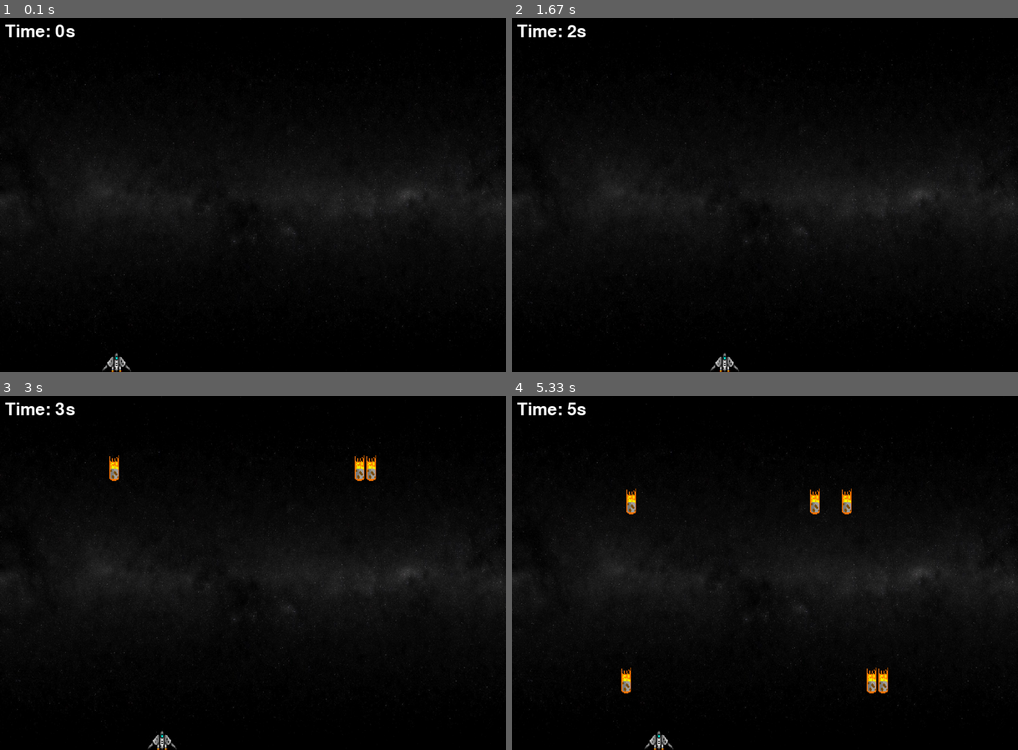
Above: before the commit, frames 1-4 (two rows, left to right).
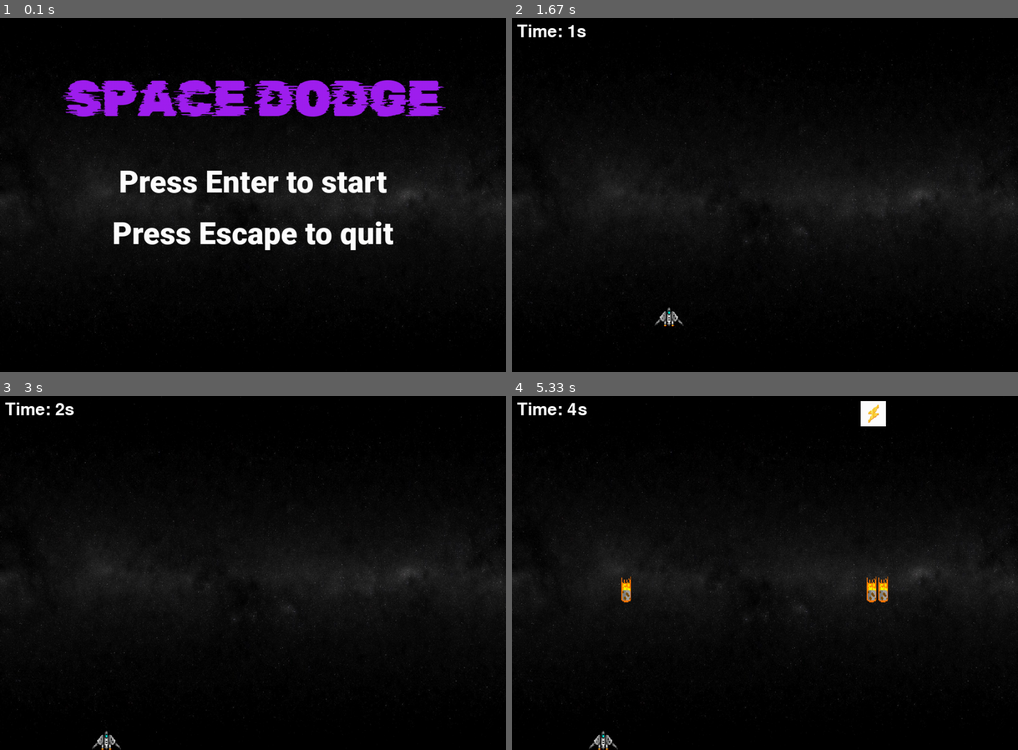
Above: after the commit, the same moments.

Repository: OmarHesham2356/PyGame-Project
Game: pygame game, started from game.py
Two runs of this game, one before a commit and one after it. Both use one fixed random seed, a clock stepped at 60 frames per second and the inputs below.
Inputs:
- Up to frame 1 (0.1 s): no input
- Up to frame 2 (1.67 s): tap Enter at 0.33 s; hold Right 0.67-1.13 s; hold Up 1.17-1.47 s; hold Right from 1.5 s (still down)
- Up to frame 3 (3 s): release Right at 1.97 s; hold Left 2-2.53 s; hold Down 2.57-2.87 s; hold Left from 2.9 s (still down)
- Up to frame 4 (5.33 s): release Left at 3.3 s; hold Up 3.33-3.7 s; hold Right 3.73-4.37 s; hold Down 4.4-4.77 s; hold Left 4.8-5.27 s; hold Right from 5.3 s (still down)

The runs differ from the first frame. In frame 1, 9.5% of the frame differs, in the area x 1-89%, y 1-100%; in frame 2, 0.3%; in frame 3, 0.7%; in frame 4, 1.8%.

Commit message:
Add files via upload

Diff:
--- a/game.py
+++ b/game.py
@@ -1,25 +1,39 @@
 import pygame
+import random
+from pygame import mixer
+
 import time
-import random
-import sys
-
-pygame.font.init()
+
+pygame.mixer.pre_init(44100, -16, 2, 512)
+pygame.init()
 
 WIDTH, HEIGHT = 1000, 700
 WIN = pygame.display.set_mode((WIDTH, HEIGHT))
 pygame.display.set_caption("SPACE DODGE")
-
+#BG
 BG = pygame.transform.scale(pygame.image.load("Bg.jpg"), (WIDTH, HEIGHT))
-
-PLAYER_WIDTH = 60
-PLAYER_HEIGHT = 40
+BLACK = (0, 0, 0)
+#BG_sound
+mixer.music.load("BG.mp3")
+mixer.music.play(-1)
+
+sound2_sfx = pygame.mixer.Sound("Kandil.wav")
+sound2_sfx.set_volume(0.5)
+
+sound_sfx = pygame.mixer.Sound("2.wav")
+sound_sfx.set_volume(0.5)
+
+PLAYER_WIDTH, PLAYER_HEIGHT = 60, 40
 PLAYER_VEL = 5
 
-STAR_WIDTH = 50
-STAR_HEIGHT = 70
-STAR_VELOCITY = 3
+STAR_WIDTH, STAR_HEIGHT, STAR_VELOCITY = 50, 70, 3
+POWERUP_WIDTH, POWERUP_HEIGHT, POWERUP_VELOCITY = 50, 50, 3
 
 FONT = pygame.font.SysFont("oswald", 50)
+
+def draw_player(player):
+    player_image = pygame.transform.scale(pygame.image.load("Ship.png").convert_alpha(), (PLAYER_WIDTH, PLAYER_HEIGHT))
+    WIN.blit(player_image, player.topleft)
 
 def draw(player, elapsed_time, stars):
     WIN.blit(BG, (0, 0))
@@ -27,19 +41,30 @@
     time_text = FONT.render(f"Time: {round(elapsed_time)}s", 1, "white")
     WIN.blit(time_text, (10, 10))
 
-    player_image = pygame.transform.scale(pygame.image.load("tiny_ship6.png"), (PLAYER_WIDTH, PLAYER_HEIGHT))
-    WIN.blit(player_image, player.topleft)
-
-    star_image = pygame.transform.scale(pygame.image.load("R1.png"), (STAR_WIDTH, STAR_HEIGHT))
+    draw_player(player)
+
+    star_image = pygame.transform.scale(pygame.image.load("Star.png").convert_alpha(), (STAR_WIDTH, STAR_HEIGHT))
     for star in stars:
         WIN.blit(star_image, star.topleft)
 
-    pygame.display.update()
-
-def show_score(elapsed_time):
-    score_text = FONT.render(f"Your Time: {elapsed_time}s", 1, "white")
-    score_text_pos = (380,290)
-    WIN.blit(score_text, score_text_pos)
+def draw_powerups(powerups):
+    powerup_image = pygame.transform.scale(pygame.image.load("power_up.jpg").convert_alpha(), (POWERUP_WIDTH, POWERUP_HEIGHT))
+    for powerup in powerups:
+        WIN.blit(powerup_image, powerup.topleft)
+
+def draw_text(elapsed_time):
+    time_text = FONT.render(f"Time: {round(elapsed_time)}s", 1, "white")
+    WIN.blit(time_text, (10, 10))
+
+def draw_background():
+    WIN.blit(BG, (0, 0))
+
+def draw_game(player, elapsed_time, stars, powerups):
+    draw_background()
+    draw_text(elapsed_time)
+    draw_player(player)
+    draw(player, elapsed_time, stars)
+    draw_powerups(powerups)
     pygame.display.update()
 
 def get_elapsed_time(start_time):
@@ -50,14 +75,13 @@
     restart_text = FONT.render("Press R to restart", 1, "white")
     quit_text = FONT.render("Press Q to quit", 1, "white")
 
-    game_over_text_pos = (380,325)
-    restart_text_pos = (380,360)
-    quit_text_pos = (380,390)
+    game_over_text_pos = (400, 350)
+    restart_text_pos = (WIDTH // 2 - restart_text.get_width() // 2, game_over_text_pos[1] + game_over_text.get_height())
+    quit_text_pos = (WIDTH // 2 - quit_text.get_width() // 2, restart_text_pos[1] + restart_text.get_height())
 
     WIN.blit(game_over_text, game_over_text_pos)
     WIN.blit(restart_text, restart_text_pos)
     WIN.blit(quit_text, quit_text_pos)
-
     pygame.display.update()
 
     waiting = True
@@ -73,24 +97,76 @@
                     pygame.quit()
                     sys.exit()
 
+def start_menu():
+    menu_font = pygame.font.Font("1.ttf", 100)
+    menu_font2 = pygame.font.Font("2.ttf", 60)
+    menu_title = menu_font.render("SPACE DODGE", 1, "purple")
+    menu_subtitle = menu_font2.render("Press Enter to start", 1, "white")
+    menu_subtitle2 = menu_font2.render("Press Escape to quit", 1, "white")
+
+    title_pos = (WIDTH // 2 - menu_title.get_width() // 2, 100)
+    subtitle_pos = (WIDTH // 2 - menu_subtitle.get_width() // 2, title_pos[1] + menu_title.get_height() + 70)
+    subtitle_pos2 = (WIDTH // 2 - menu_subtitle2.get_width() // 2, title_pos[1] + menu_subtitle.get_height() + 220)
+
+    WIN.blit(BG, (0, 0))
+    WIN.blit(menu_title, title_pos)
+    WIN.blit(menu_subtitle, subtitle_pos)
+    WIN.blit(menu_subtitle2, subtitle_pos2)
+    pygame.display.update()
+
+    waiting = True
+    while waiting:
+        for event in pygame.event.get():
+            if event.type == pygame.QUIT:
+                pygame.quit()
+                sys.exit()
+            elif event.type == pygame.KEYDOWN:
+                if event.key == pygame.K_RETURN:
+                    fade_counter2 = 0
+                    while fade_counter2 < WIDTH:
+                       fade_counter2 += 10
+                       pygame.draw.rect(WIN, BLACK, (0, 0, fade_counter2, HEIGHT))
+                       pygame.display.update()
+                       pygame.time.delay(7)
+                    start_time = time.time()
+                    return start_time
+                elif event.key == pygame.K_ESCAPE:
+                    pygame.quit()
+                    sys.exit()
+
+def handle_input(player):
+    keys = pygame.key.get_pressed()
+    if keys[pygame.K_LEFT] and player.x - PLAYER_VEL >= 0:
+        player.x -= PLAYER_VEL
+    if keys[pygame.K_RIGHT] and player.x - PLAYER_VEL + player.width <= WIDTH:
+        player.x += PLAYER_VEL
+    if keys[pygame.K_UP] and player.y - PLAYER_VEL >= 0:
+        player.y -= PLAYER_VEL
+    if keys[pygame.K_DOWN] and player.y + PLAYER_VEL + player.height <= HEIGHT:
+        player.y += PLAYER_VEL
+
 def main():
+    global PLAYER_VEL
     run = True
-
     player = pygame.Rect(200, HEIGHT - PLAYER_HEIGHT, PLAYER_WIDTH, PLAYER_HEIGHT)
-
     clock = pygame.time.Clock()
-    start_time = time.time()
+    start_time = start_menu()
     elapsed_time = 0
 
-    star_add_increment = 2000
+    star_add_increment = 3
+    powerup_add_increment = 5
     star_count = 0
+    powerup_count = 0
 
     stars = []
+    powerups = []
     hit = False
 
     while run:
-        star_count += clock.tick(60)
-        elapsed_time = time.time() - start_time
+        dt = clock.tick(60) / 1000.0  # Convert to seconds
+        star_count += dt
+        powerup_count += dt
+        elapsed_time = get_elapsed_time(start_time)
 
         if star_count > star_add_increment:
             for _ in range(3):
@@ -98,49 +174,71 @@
                 star = pygame.Rect(star_x, -STAR_HEIGHT, STAR_WIDTH, STAR_HEIGHT)
                 stars.append(star)
 
-            star_add_increment = max(200, star_add_increment - 50)
             star_count = 0
+
+        if powerup_count > powerup_add_increment:
+            powerup_x = random.randint(0, WIDTH - POWERUP_WIDTH)
+            powerup = pygame.Rect(powerup_x, -POWERUP_HEIGHT, POWERUP_WIDTH, POWERUP_HEIGHT)
+            powerups.append(powerup)
+            powerup_count = 0
 
         for event in pygame.event.get():
             if event.type == pygame.QUIT:
                 run = False
                 break
 
-        keys = pygame.key.get_pressed()
-        if keys[pygame.K_LEFT] and player.x - PLAYER_VEL >= 0:
-            player.x -= PLAYER_VEL
-        if keys[pygame.K_RIGHT] and player.x - PLAYER_VEL + player.width <= WIDTH:
-            player.x += PLAYER_VEL
-
-        for star in stars[:]:
+        handle_input(player)
+
+        for star in stars:
             star.y += STAR_VELOCITY
             if star.y > HEIGHT:
                 stars.remove(star)
-            elif star.y + star.height >= player.y and star.colliderect(player):
+            elif star.colliderect(player):
                 stars.remove(star)
                 hit = True
                 break
 
+        for powerup in powerups:
+            powerup.y += POWERUP_VELOCITY
+            if powerup.y > HEIGHT:
+                powerups.remove(powerup)
+            elif player.colliderect(powerup):
+                powerups.remove(powerup)
+                PLAYER_VEL += 2
+
         if hit:
+            sound_sfx.play()
+
+            # Stop the background music
+            pygame.mixer.music.stop()
+
+            fade_counter = 0
+            while fade_counter < WIDTH:
+                fade_counter += 10
+                pygame.draw.rect(WIN, BLACK, (0, 0, fade_counter, HEIGHT))
+                pygame.display.update()
+                pygame.time.delay(7)
+
             elapsed_time = get_elapsed_time(start_time)
-            lost_text = FONT.render(f"You Lost :(", 1, "red")
-            lost_text_pos = (390,250)
+            lost_text = FONT.render(f"You Lost :( Your Score: {elapsed_time}s", 1, "red")
+            lost_text_pos = (320, 300)
             WIN.blit(lost_text, lost_text_pos)
+
             pygame.display.update()
             pygame.time.delay(2000)
-
-            show_score(elapsed_time)
 
             if game_over_screen():
                 player = pygame.Rect(200, HEIGHT - PLAYER_HEIGHT, PLAYER_WIDTH, PLAYER_HEIGHT)
                 start_time = time.time()
                 elapsed_time = 0
                 stars = []
+                powerups = []
                 hit = False
+                PLAYER_VEL = 5  # Reset the player's velocity
             else:
                 break
 
-        draw(player, elapsed_time, stars)
+        draw_game(player, elapsed_time, stars, powerups)
 
     pygame.quit()
 
